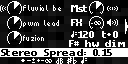
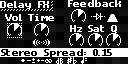
The second (128, 64) image is a revision of the first. Changes to its layers:
showed group "PERF PAGE 3-DELAY" (58 layers) over [0, 0, 122, 48]
hid group "PERF PAGE 1 copy" (31 layers) over [0, 1, 128, 47]
